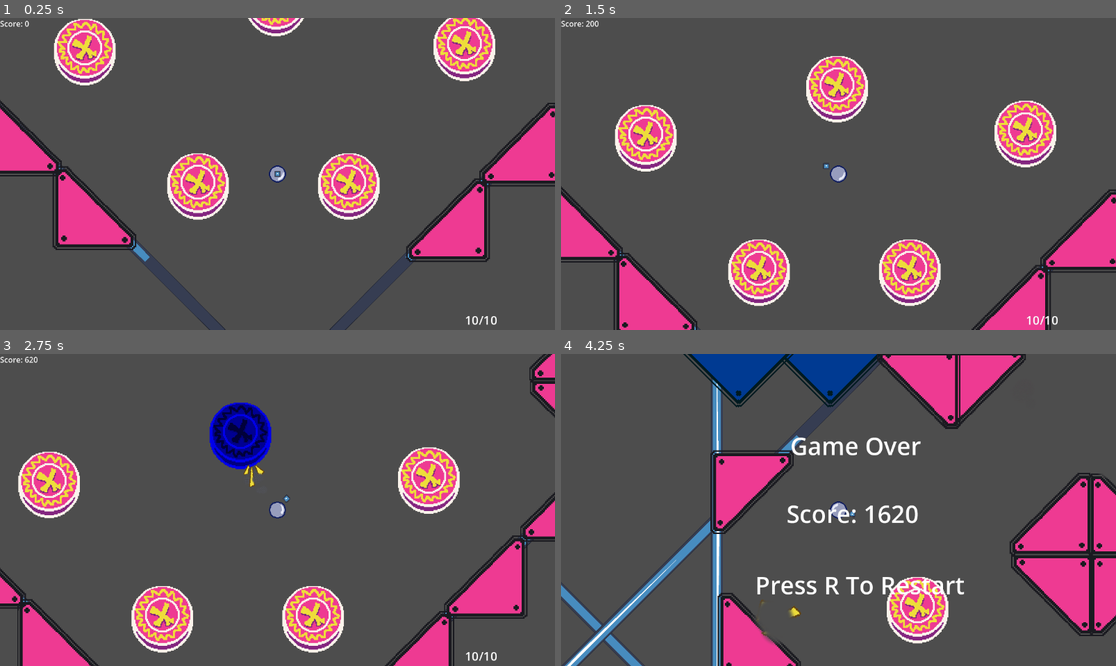
Above: before the commit, frames 1-4 (two rows, left to right).
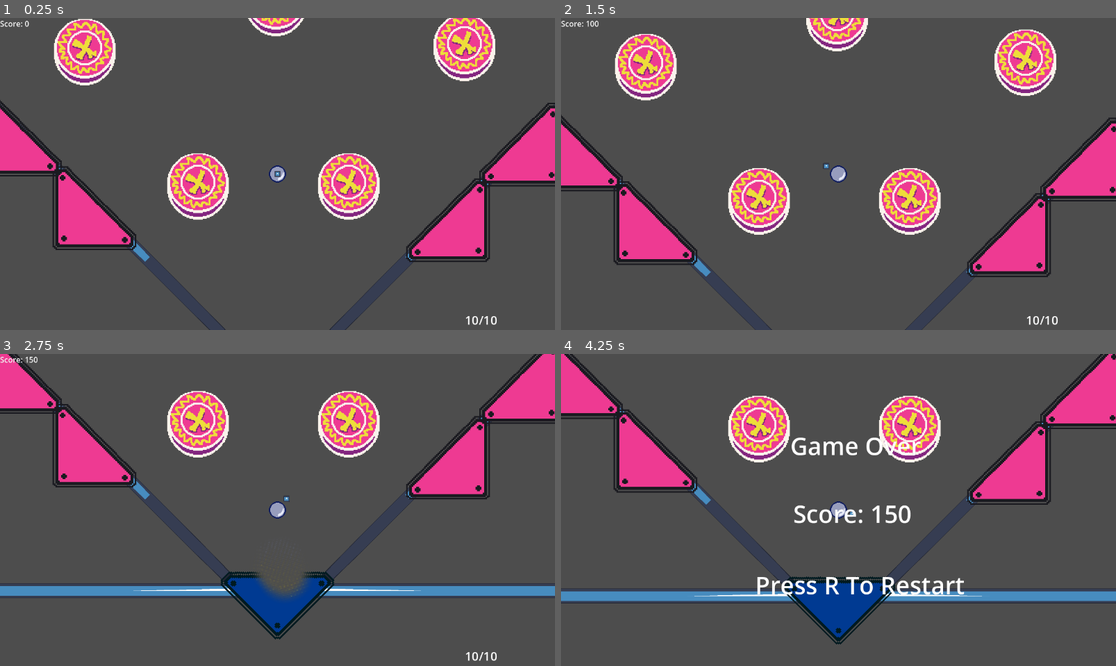
Above: after the commit, the same moments.

Repository: HjalteTagmose/Winball
Game: Godot game, scene res://scenes/main.tscn
The game is run twice, just before and just after one commit, with the same random seed, the same clock (stepped at 60 frames per second) and the same inputs. The engine's default icon, where the game draws it, is replaced by a stand-in: a white triangle on a blue panel in a dark square.
Inputs (mouse positions are in pixels of both pictures, inside the frame that each line leads up to):
- Up to frame 1 (0.25 s): no input
- Up to frame 2 (1.5 s): tap Enter (ui_accept) at 0.5, 0.77 s; move the mouse to (1071, 320) at 0.52 s; tap S (aim_down) at 0.6 s; move the mouse to (610, 27) at 1.27 s; tap A (aim_left) at 1.35 s
- Up to frame 3 (2.75 s): tap Enter (ui_accept) at 1.52 s; move the mouse to (333, 441) at 2.02 s; tap D (aim_right) at 2.1 s
- Up to frame 4 (4.25 s): move the mouse to (810, 572) at 2.77 s; tap W (aim_up) at 2.85 s; tap Enter (ui_accept) at 3.02, 3.77 s; move the mouse to (1005, 556) at 3.52 s; tap P (force_gameover) at 3.6 s

The runs differ from the first frame. In frame 2, 34% of the frame differs, in the area x 0-100%, y 0-100%; in frame 3, 30%; in frame 4, 40%.

Commit message:
Exits fix

Diff:
--- a/prefabs/Room props/flat_bumper_walls.tscn
+++ b/prefabs/Room props/flat_bumper_walls.tscn
@@ -36,11 +36,10 @@
 physics_material_override = ExtResource("1_g2cpd")
 script = ExtResource("1_y5uss")
 Power = 40.0
-Score = 20
+Bias = Vector2(0, -1)
+BiasPower = 40.0
 AudioPlayer = NodePath("AudioPlayer")
 ParticleOnHit = ExtResource("2_g2cpd")
-Bias = Vector2(0, -1)
-BiasPower = 40.0
 metadata/_custom_type_script = "uid://lobwfmlxako"
 
 [node name="Sprite2D" type="Sprite2D" parent="FlatBumper Logic"]
--- a/prefabs/Rooms/room_1.tscn
+++ b/prefabs/Rooms/room_1.tscn
@@ -1,16 +1,17 @@
-[gd_scene load_steps=15 format=3 uid="uid://ddnxaky5ipt7q"]
+[gd_scene load_steps=16 format=3 uid="uid://ddnxaky5ipt7q"]
 
 [ext_resource type="Script" uid="uid://bi5omso1g5t0g" path="res://scripts/rooms/room.gd" id="1_pphsx"]
 [ext_resource type="Texture2D" uid="uid://dvs1g26dl8p7o" path="res://icon.svg" id="2_cjjgn"]
-[ext_resource type="PackedScene" uid="uid://c4biclr3oh58y" path="res://prefabs/Room props/wall.tscn" id="2_qropx"]
+[ext_resource type="PackedScene" path="res://prefabs/Room props/wall.tscn" id="2_qropx"]
 [ext_resource type="Script" uid="uid://wolxght5xpxr" path="res://scripts/rooms/room_exit.gd" id="3_2afm3"]
+[ext_resource type="PackedScene" uid="uid://p5c72b14kda" path="res://prefabs/Room props/exit.tscn" id="4_cjjgn"]
 [ext_resource type="PackedScene" uid="uid://cpt746t74aua6" path="res://prefabs/Room props/flat_bumper_walls.tscn" id="5_dnc6s"]
 [ext_resource type="PackedScene" uid="uid://c5clxm8i6clwg" path="res://prefabs/Room props/Bumpers/bumper_diamond_ammo.tscn" id="7_3xq05"]
 [ext_resource type="PackedScene" uid="uid://b54fnp64tfkvf" path="res://prefabs/Room props/slide.tscn" id="7_x47p5"]
 [ext_resource type="PackedScene" uid="uid://bf3jqmlffoqv" path="res://prefabs/Room props/Bumpers/bumper_triangle_ammo.tscn" id="8_pphsx"]
 [ext_resource type="PackedScene" uid="uid://bsr6u6y0m5y0t" path="res://prefabs/Room props/Bumpers/bumper_flipper_ammo.tscn" id="9_cjjgn"]
-[ext_resource type="PackedScene" uid="uid://do5hdn7w0evwi" path="res://prefabs/Room props/lock_zone.tscn" id="9_efx1w"]
-[ext_resource type="PackedScene" uid="uid://ch14r5gso5mqw" path="res://prefabs/Room props/Bumpers/bumper_circle_breaks.tscn" id="10_cjjgn"]
+[ext_resource type="PackedScene" path="res://prefabs/Room props/lock_zone.tscn" id="9_efx1w"]
+[ext_resource type="PackedScene" path="res://prefabs/Room props/Bumpers/bumper_circle_breaks.tscn" id="10_cjjgn"]
 [ext_resource type="PackedScene" uid="uid://bgq8uyrtdjs4b" path="res://prefabs/Room props/Bumpers/bumper_circle_ammo.tscn" id="12_esbdh"]
 
 [sub_resource type="RectangleShape2D" id="RectangleShape2D_cguwc"]
@@ -19,7 +20,7 @@
 [sub_resource type="RectangleShape2D" id="RectangleShape2D_njsij"]
 size = Vector2(80, 20)
 
-[node name="StartRoom" type="Node2D" node_paths=PackedStringArray("roomExit")]
+[node name="StartRoom2" type="Node2D" node_paths=PackedStringArray("roomExit")]
 script = ExtResource("1_pphsx")
 roomExit = NodePath("Walls/Exit")
 
@@ -94,14 +95,8 @@
 shape = SubResource("RectangleShape2D_cguwc")
 debug_color = Color(0, 0.6, 0.701961, 0.294118)
 
-[node name="Exit" type="Area2D" parent="Walls"]
+[node name="Exit" parent="Walls" instance=ExtResource("4_cjjgn")]
 position = Vector2(0, -2484)
-script = ExtResource("3_2afm3")
-
-[node name="CollisionShape2D" type="CollisionShape2D" parent="Walls/Exit"]
-scale = Vector2(3, 1)
-shape = SubResource("RectangleShape2D_njsij")
-debug_color = Color(0.969563, 0.0144444, 0.451239, 0.42)
 
 [node name="Entrance" type="Area2D" parent="Walls"]
 script = ExtResource("3_2afm3")
--- a/prefabs/Rooms/room_2.tscn
+++ b/prefabs/Rooms/room_2.tscn
@@ -1,17 +1,18 @@
-[gd_scene load_steps=16 format=3 uid="uid://1pkpdh08nxve"]
+[gd_scene load_steps=17 format=3 uid="uid://cryilmkoelrhk"]
 
 [ext_resource type="Script" uid="uid://bi5omso1g5t0g" path="res://scripts/rooms/room.gd" id="1_1rxak"]
-[ext_resource type="PackedScene" uid="uid://c4biclr3oh58y" path="res://prefabs/Room props/wall.tscn" id="2_hojoj"]
+[ext_resource type="PackedScene" path="res://prefabs/Room props/wall.tscn" id="2_hojoj"]
 [ext_resource type="Texture2D" uid="uid://dvs1g26dl8p7o" path="res://icon.svg" id="3_1bron"]
 [ext_resource type="Script" uid="uid://wolxght5xpxr" path="res://scripts/rooms/room_exit.gd" id="4_gx2u3"]
+[ext_resource type="PackedScene" uid="uid://p5c72b14kda" path="res://prefabs/Room props/exit.tscn" id="4_hojoj"]
 [ext_resource type="PackedScene" uid="uid://cpt746t74aua6" path="res://prefabs/Room props/flat_bumper_walls.tscn" id="5_epmcq"]
 [ext_resource type="PackedScene" uid="uid://b54fnp64tfkvf" path="res://prefabs/Room props/slide.tscn" id="6_fotbk"]
 [ext_resource type="PackedScene" uid="uid://c5clxm8i6clwg" path="res://prefabs/Room props/Bumpers/bumper_diamond_ammo.tscn" id="7_kmduu"]
 [ext_resource type="PackedScene" uid="uid://bf3jqmlffoqv" path="res://prefabs/Room props/Bumpers/bumper_triangle_ammo.tscn" id="8_oxqq0"]
 [ext_resource type="PackedScene" uid="uid://bsr6u6y0m5y0t" path="res://prefabs/Room props/Bumpers/bumper_flipper_ammo.tscn" id="9_df182"]
-[ext_resource type="PackedScene" uid="uid://ch14r5gso5mqw" path="res://prefabs/Room props/Bumpers/bumper_circle_breaks.tscn" id="10_fk20y"]
-[ext_resource type="PackedScene" uid="uid://do5hdn7w0evwi" path="res://prefabs/Room props/lock_zone.tscn" id="11_di54m"]
-[ext_resource type="PackedScene" uid="uid://dty1lc8lqyalq" path="res://prefabs/Room props/speed_sticker.tscn" id="12_crms2"]
+[ext_resource type="PackedScene" path="res://prefabs/Room props/Bumpers/bumper_circle_breaks.tscn" id="10_fk20y"]
+[ext_resource type="PackedScene" path="res://prefabs/Room props/lock_zone.tscn" id="11_di54m"]
+[ext_resource type="PackedScene" path="res://prefabs/Room props/speed_sticker.tscn" id="12_crms2"]
 [ext_resource type="PackedScene" uid="uid://da4jw8s8ebsdu" path="res://prefabs/Room props/score_light.tscn" id="13_a4lfk"]
 
 [sub_resource type="RectangleShape2D" id="RectangleShape2D_cguwc"]
@@ -86,14 +87,8 @@
 shape = SubResource("RectangleShape2D_cguwc")
 debug_color = Color(0, 0.6, 0.701961, 0.294118)
 
-[node name="Exit" type="Area2D" parent="Walls"]
+[node name="Exit" parent="Walls" instance=ExtResource("4_hojoj")]
 position = Vector2(0, -1645)
-script = ExtResource("4_gx2u3")
-
-[node name="CollisionShape2D" type="CollisionShape2D" parent="Walls/Exit"]
-scale = Vector2(3, 1)
-shape = SubResource("RectangleShape2D_njsij")
-debug_color = Color(0.969563, 0.0144444, 0.451239, 0.42)
 
 [node name="Entrance" type="Area2D" parent="Walls"]
 script = ExtResource("4_gx2u3")
--- a/prefabs/Rooms/starting_room.tscn
+++ b/prefabs/Rooms/starting_room.tscn
@@ -1,8 +1,8 @@
-[gd_scene load_steps=11 format=3 uid="uid://bgcnmju2c0r7w"]
+[gd_scene load_steps=10 format=3 uid="uid://bgcnmju2c0r7w"]
 
 [ext_resource type="Script" uid="uid://bi5omso1g5t0g" path="res://scripts/rooms/room.gd" id="1_n3c57"]
 [ext_resource type="Texture2D" uid="uid://dvs1g26dl8p7o" path="res://icon.svg" id="1_n6cen"]
-[ext_resource type="Script" uid="uid://wolxght5xpxr" path="res://scripts/rooms/room_exit.gd" id="3_84dyx"]
+[ext_resource type="PackedScene" uid="uid://p5c72b14kda" path="res://prefabs/Room props/exit.tscn" id="3_3bafk"]
 [ext_resource type="PackedScene" uid="uid://cubywxgl8t7t2" path="res://prefabs/Room props/flat_bumper_ground.tscn" id="4_3bafk"]
 [ext_resource type="PackedScene" uid="uid://cpt746t74aua6" path="res://prefabs/Room props/flat_bumper_walls.tscn" id="4_hg5bj"]
 [ext_resource type="PackedScene" uid="uid://bgq8uyrtdjs4b" path="res://prefabs/Room props/Bumpers/bumper_circle_ammo.tscn" id="12_sjl2v"]
@@ -15,9 +15,6 @@
 
 [sub_resource type="RectangleShape2D" id="RectangleShape2D_cguwc"]
 size = Vector2(4.81928, 18)
-
-[sub_resource type="RectangleShape2D" id="RectangleShape2D_njsij"]
-size = Vector2(80, 20)
 
 [node name="StartRoom" type="Node2D" node_paths=PackedStringArray("roomExit")]
 script = ExtResource("1_n3c57")
@@ -174,14 +171,8 @@
 shape = SubResource("RectangleShape2D_cguwc")
 debug_color = Color(0, 0.6, 0.701961, 0.294118)
 
-[node name="Exit" type="Area2D" parent="Walls"]
+[node name="Exit" parent="Walls" instance=ExtResource("3_3bafk")]
 position = Vector2(0, -2437)
-script = ExtResource("3_84dyx")
-
-[node name="CollisionShape2D" type="CollisionShape2D" parent="Walls/Exit"]
-scale = Vector2(3, 1)
-shape = SubResource("RectangleShape2D_njsij")
-debug_color = Color(0.969563, 0.0144444, 0.451239, 0.42)
 
 [node name="Props" type="Node2D" parent="."]
 
--- a/prefabs/Singeltons/global_node.tscn
+++ b/prefabs/Singeltons/global_node.tscn
@@ -1,7 +1,7 @@
 [gd_scene load_steps=3 format=3 uid="uid://dyh3l0k8luydk"]
 
 [ext_resource type="Script" uid="uid://be4h7kuufm7dl" path="res://scripts/global.gd" id="1_a484y"]
-[ext_resource type="PackedScene" uid="uid://cuojghgo6alvw" path="res://scenes/TestScene.tscn" id="2_tlasj"]
+[ext_resource type="PackedScene" uid="uid://cuojghgo6alvw" path="res://scenes/gameplay.tscn" id="2_tlasj"]
 
 [node name="GlobalNode" type="Node"]
 script = ExtResource("1_a484y")
--- a/scenes/TestScene.tscn
+++ /dev/null
@@ -1,25 +0,0 @@
-[gd_scene load_steps=6 format=3 uid="uid://cuojghgo6alvw"]
-
-[ext_resource type="PackedScene" uid="uid://dedwl18kckfdd" path="res://prefabs/player.tscn" id="2_n77mx"]
-[ext_resource type="PackedScene" uid="uid://bgcnmju2c0r7w" path="res://prefabs/Rooms/starting_room.tscn" id="3_m5dm6"]
-[ext_resource type="PackedScene" uid="uid://ddnxaky5ipt7q" path="res://prefabs/Rooms/room_1.tscn" id="4_m5dm6"]
-[ext_resource type="Script" uid="uid://byy3f8w3lbg2t" path="res://scripts/rooms/room_loader.gd" id="4_nb1wl"]
-[ext_resource type="PackedScene" uid="uid://8b3hfhqgnwil" path="res://prefabs/storm.tscn" id="6_fws1a"]
-
-[node name="Node2D" type="Node2D"]
-
-[node name="Player" parent="." instance=ExtResource("2_n77mx")]
-position = Vector2(0, -400)
-mass = 0.1
-
-[node name="Camera2D" type="Camera2D" parent="Player"]
-scale = Vector2(1.01255, 1.04547)
-
-[node name="RoomLoader" type="Node2D" parent="."]
-script = ExtResource("4_nb1wl")
-roomCount = 1
-firstRoom = ExtResource("3_m5dm6")
-roomToSpawns = Array[PackedScene]([ExtResource("4_m5dm6")])
-
-[node name="Storm" parent="." node_paths=PackedStringArray("CameraRef") instance=ExtResource("6_fws1a")]
-CameraRef = NodePath("../Player/Camera2D")
--- /dev/null
+++ b/scenes/gameplay.tscn
@@ -0,0 +1,16 @@
+[gd_scene load_steps=3 format=3 uid="uid://cuojghgo6alvw"]
+
+[ext_resource type="PackedScene" uid="uid://dedwl18kckfdd" path="res://prefabs/player.tscn" id="1_ocj2s"]
+[ext_resource type="PackedScene" uid="uid://8b3hfhqgnwil" path="res://prefabs/storm.tscn" id="5_101mb"]
+
+[node name="Node2D" type="Node2D"]
+
+[node name="Player" parent="." instance=ExtResource("1_ocj2s")]
+position = Vector2(0, -400)
+mass = 0.1
+
+[node name="Camera2D" type="Camera2D" parent="Player"]
+scale = Vector2(1.01255, 1.04547)
+
+[node name="Storm" parent="." node_paths=PackedStringArray("CameraRef") instance=ExtResource("5_101mb")]
+CameraRef = NodePath("../Player/Camera2D")
